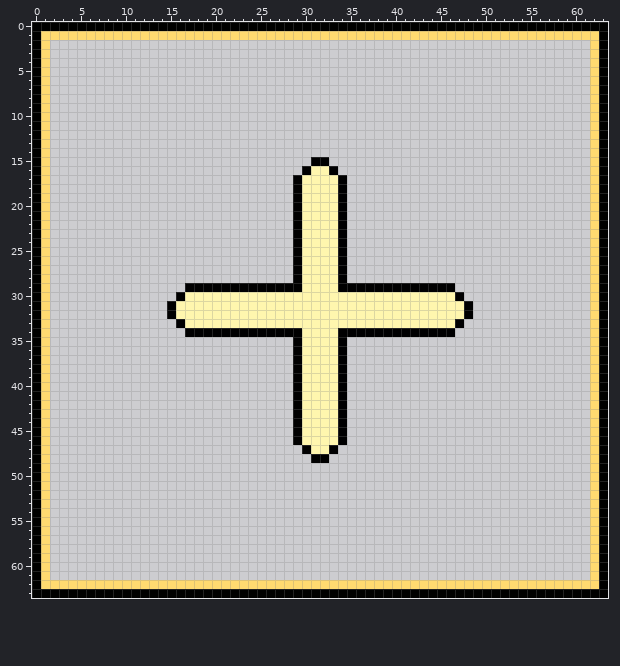
Pixel-art file, stored at Assets/plus-icon.aseprite. Above, as it was before the edit.
64x64 pixels, 1 frame.
After:
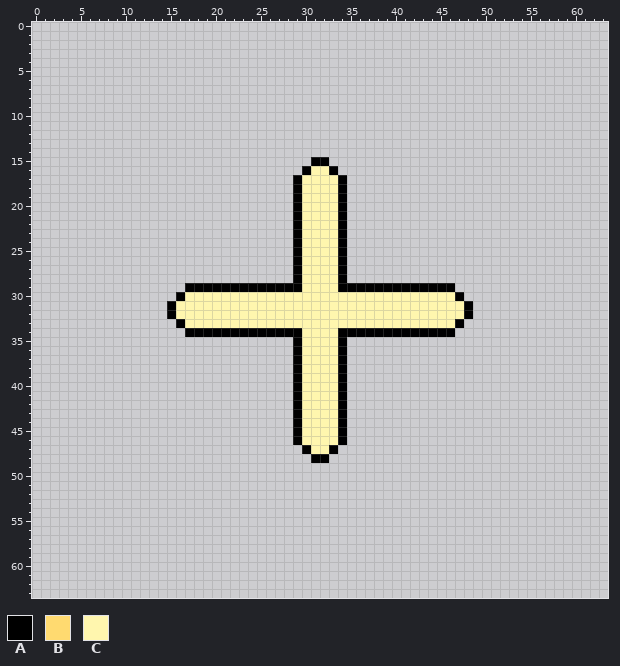
Palette (. is transparent): A #000000  B #ffda70  C #fff6ae
The edit:
The author cleared colour A in row 0 at x 0 to 63; in rows 1 to 62 at x 0 and 63; in row 63 at x 0 to 63.
The author cleared colour B in row 1 at x 1 to 62; in rows 2 to 61 at x 1 and 62; in row 62 at x 1 to 62.
Pixel boxes of the changes (left, top, right, bottom) in both pictures:
erased: (32, 22, 608, 598)
